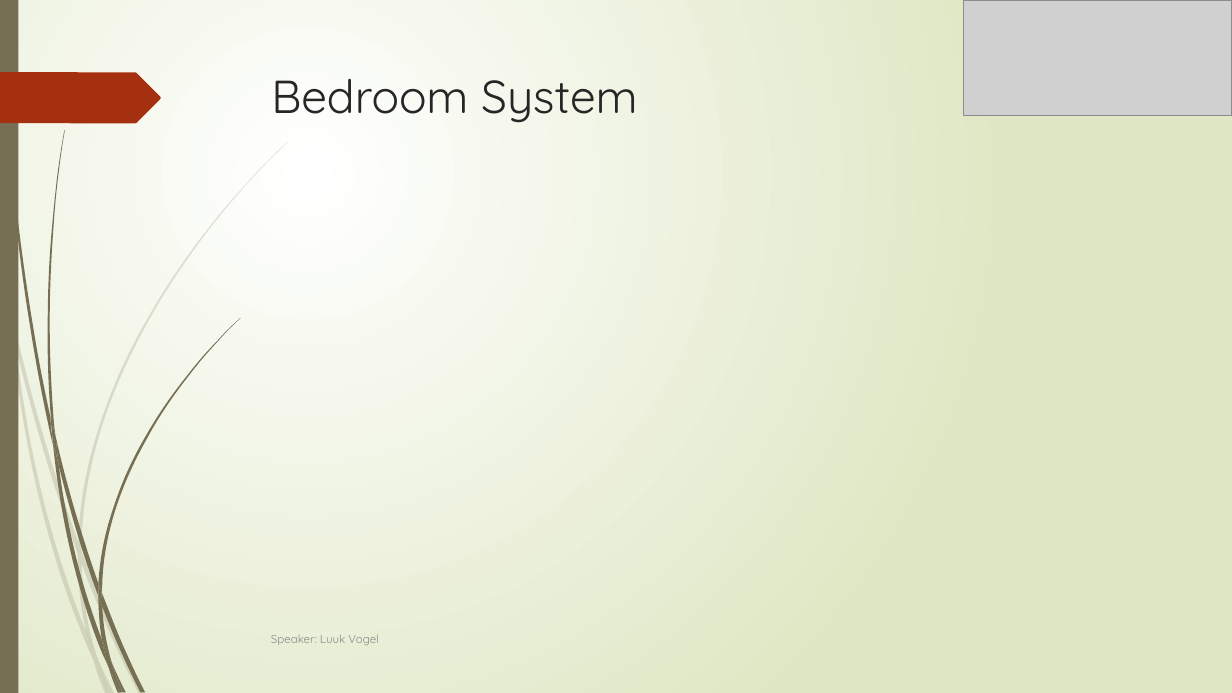
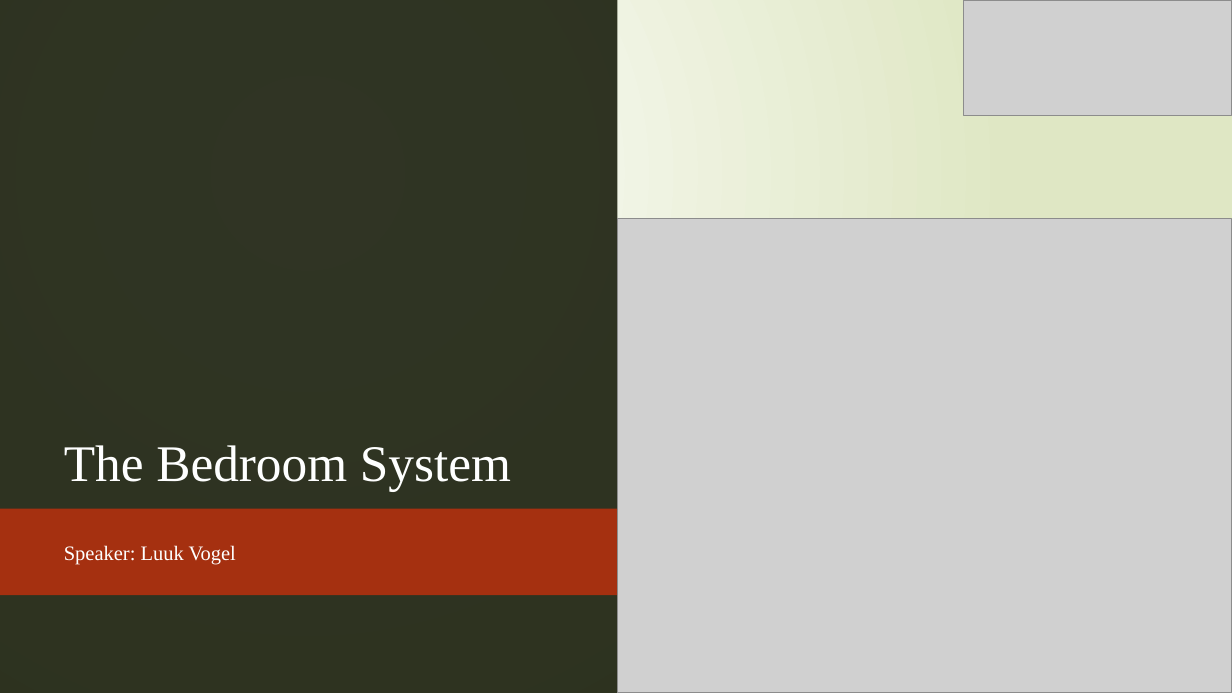
Before and after one commit to Gyalomalom/Ambient-Student-House, a slide deck: slide 15 of Sprint 5/final presentation.pptx (slide 8 before the commit). Drawn at 1232x693 pixels with LibreOffice and Linux fonts; fonts in the diff are those of the drawing; grey boxes stand for pictures. Boxes give left, top, right and bottom in pixels: in the first picture for what was removed or moved away, otherwise in the second. Text is boxed around its words. In the diff, an @@ line names an element or a change of style, - is before the commit and + after.

```diff
--- a/Sprint 5/final presentation.pptx
+++ b/Sprint 5/final presentation.pptx
@@ rectangle added at bbox=[0, 0, 1232, 693], fill gradient #FFFFFF to #DFE8C4 @@
@@ rectangle added at bbox=[0, 0, 617, 693], fill #1A1F0D at 90% opacity @@
@@ title "The Bedroom System" at bbox=[64, 445, 511, 492]: vertical alignment top to bottom @@
@@ picture added at bbox=[617, 218, 1231, 692] @@
@@ freeform shape: place and size @@
-freeform shape at bbox=[0, 72, 161, 123]
+freeform shape at bbox=[0, 437, 177, 516]
@@ title at bbox=[64, 445, 511, 492]: text changed; size 36 to 40 pt; font Quicksand to Times New Roman; text colour #262626 to #FEFFFF @@
-Bedroom System
+The Bedroom System
@@ freeform shape added at bbox=[0, 508, 696, 595], fill #A53010 @@
@@ subtitle "Speaker: Luuk Vogel": place and size @@
-subtitle "Speaker: Luuk Vogel" at bbox=[271, 635, 378, 645]
+subtitle "Speaker: Luuk Vogel" at bbox=[64, 545, 236, 565]
@@ subtitle "Speaker: Luuk Vogel" at bbox=[64, 545, 236, 565]: size 9 to 16 pt, font Quicksand to Times New Roman, text colour #8C8C8C to #FEFFFF; more space between paragraphs @@
```
Also in this commit, not shown: 12 other slides changed, 10 slides added, 37 other files.
